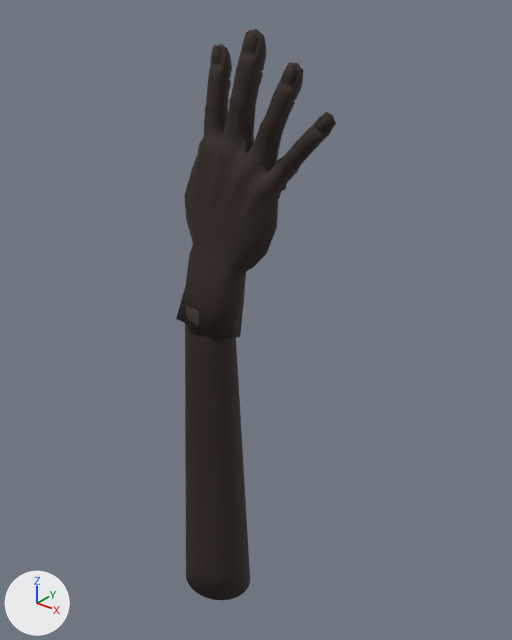
A saved change to the Blender file public/models/source/hand-rig.blend.
The view is the same before and after, from a 50 mm camera at (266.0, -352.0, 97.0) aimed at (-13.0, -5.0, -118.0). Arrows for +X, +Y and +Z are at lower left; the lights stay in place. The first picture is the older version.

The first picture shows 'Hand'.
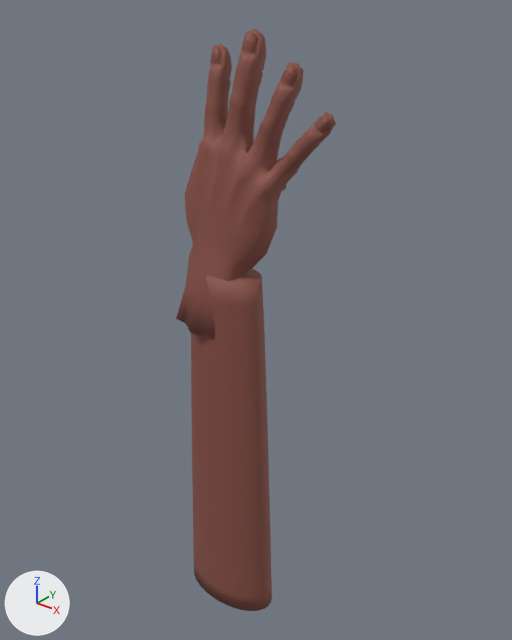
Boxes [x1, y1, x2, y2] around the edits, measured in the pictures (512 x 640 px):
'Hand', recoloured, reshaped (lighter)
    before: [176, 29, 336, 600]
    after: [176, 29, 336, 611]
part 1 of me_handmesh, rebuilt (24% wider, 17% taller)
    before: [185, 306, 250, 600]
    after: [191, 268, 272, 611]

What the commit changed:
Material 'Hand_Skin' (mat_hand_skin) changes colour from brown #2d1f19 to brown #8a5146; in linear values from (0.026, 0.014, 0.01) to (0.253, 0.082, 0.062).
me_handmesh is used by ob_hand; location (0.0, 0.0, 0.0).
me_handmesh had 1368 vertices, 1390 faces and spanned x -69.0..50.0, y -58.0..27.0, z -345.0..70.0.
me_handmesh now has 1674 vertices, 1702 faces and spans x -69.0..50.0, y -51.0..27.0, z -349.0..70.0.
me_handmesh part 1: the loose piece of 266 vertices spanning x -57.0..-1.0, y -58.0..-10.0, z -345.0..-100.0 is rebuilt with 572 vertices and now spans x -56.0..20.0, y -50.0..-9.0, z -349.0..-75.0.
